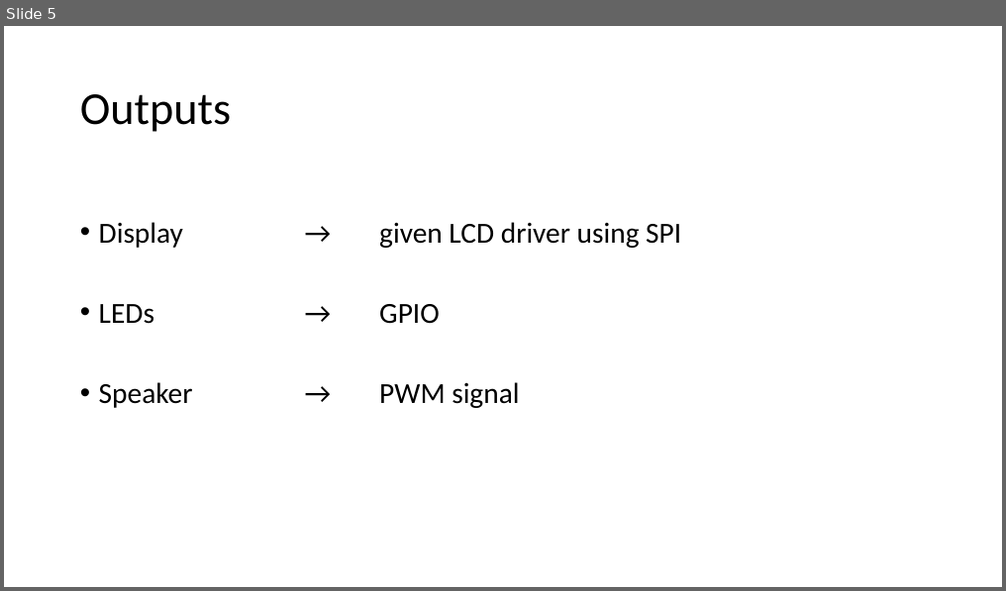
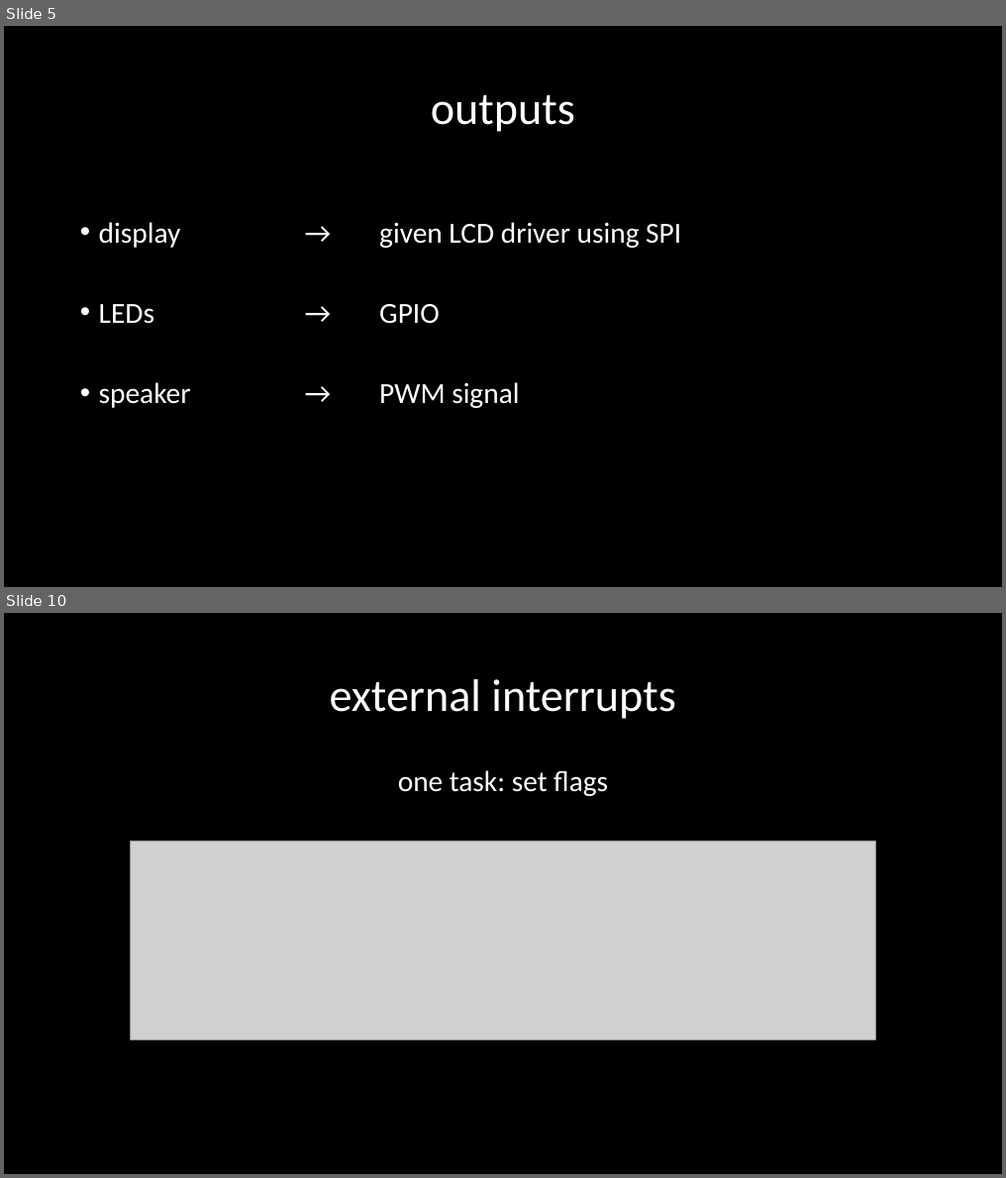
Before and after one commit to sevasch/STM32_metronome, a slide deck: presentation.pptx. Shown one above the other, each under a label of ours: slide 5 before the commit, slides 5 and 10 after it; the slides between them are not shown. The pictures are 1006x591 and 1006x1178 pixels, drawn with LibreOffice and Linux fonts; fonts in the diff are those of the drawing; grey boxes stand for pictures. Boxes give left, top, right and bottom in pixels: in the first picture for what was removed or moved away, otherwise in the second. Text is boxed around its words. In the diff, an @@ line names an element or a change of style, - is before the commit and + after.

```diff
--- a/presentation.pptx
+++ b/presentation.pptx
@@ slide 10 added at bbox=[4, 613, 1002, 1174], background #000000 @@
@@ title added at bbox=[330, 679, 675, 719], 44 pt, text #FFFFFF @@
+external interrupts
@@ text added at bbox=[398, 770, 608, 796], 28 pt, text #FFFFFF @@
+one task: set flags
@@ picture added at bbox=[131, 841, 875, 1041] @@
@@ slide 5 changed as well @@
@@ background #FFFFFF to #000000 @@
@@ title at bbox=[431, 94, 575, 132]: text changed; text colour #000000 to #FFFFFF @@
-Outputs
+outputs
@@ text at bbox=[99, 222, 681, 248]: text changed; text colour #000000 to #FFFFFF @@
-• Display → given LCD driver using SPI
+• display → given LCD driver using SPI
@@ text at bbox=[99, 304, 440, 324]: text colour #000000 to #FFFFFF in "LEDs → GPIO" @@
@@ text at bbox=[99, 382, 519, 408]: text changed; text colour #000000 to #FFFFFF @@
-• Speaker → PWM signal
+• speaker → PWM signal
```
Also in this commit, not shown: 3 other slides changed, 8 other slides added, 3 slides removed.
